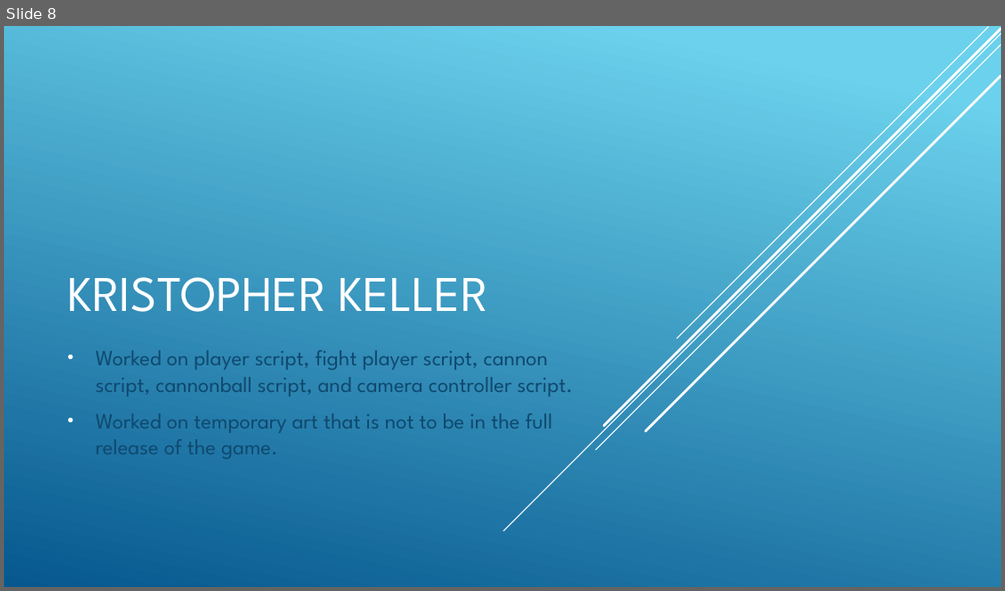
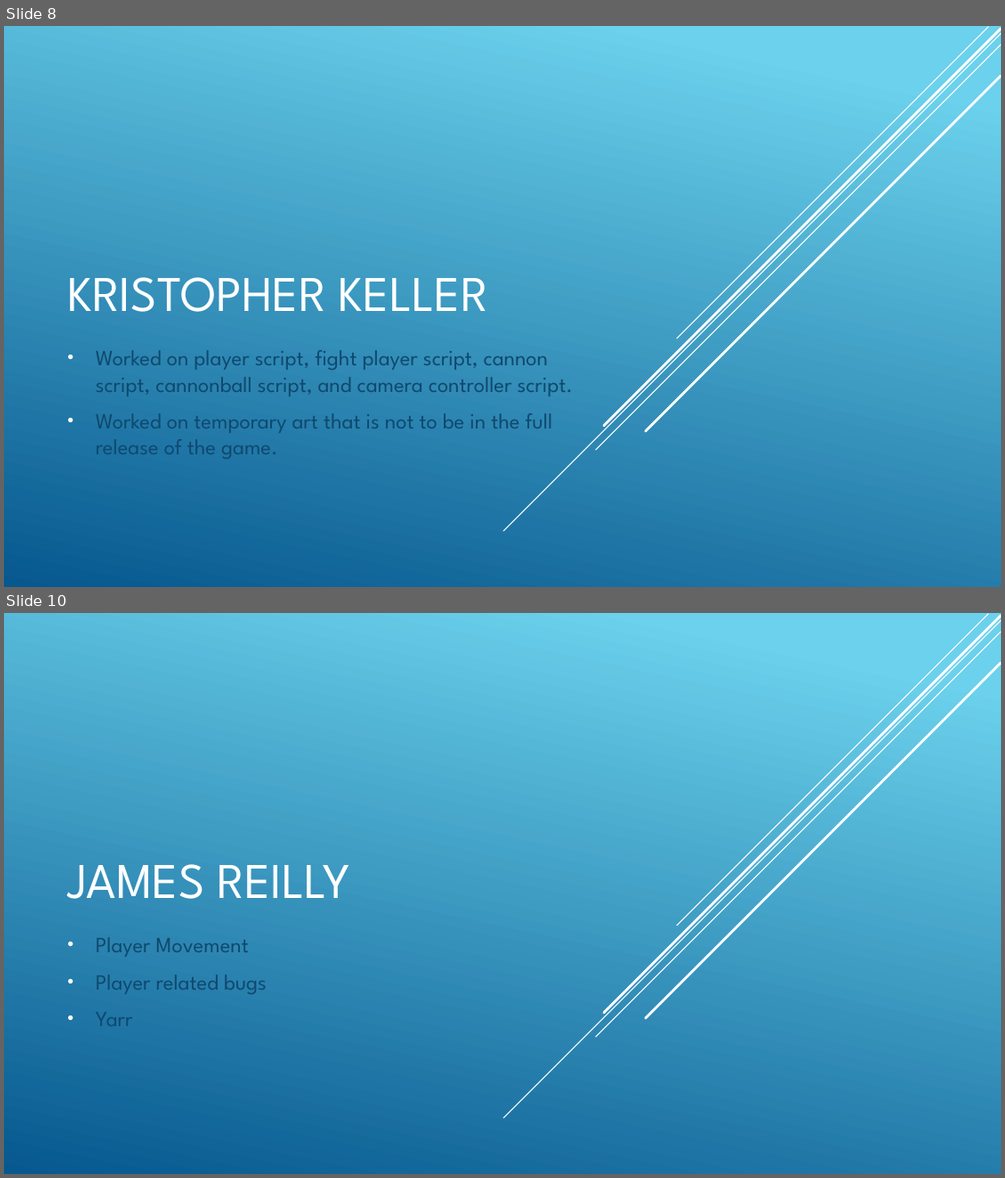
Before and after one commit to Schamale/Python2TheSequel, a slide deck: Physics Project Presentation.pptx. Shown one above the other, each under a label of ours: slide 8 before the commit, slides 8 and 10 after it; the slides between them are not shown. The pictures are 1005x591 and 1005x1178 pixels, drawn with LibreOffice and Linux fonts; fonts in the diff are those of the drawing. Boxes give left, top, right and bottom in pixels: in the first picture for what was removed or moved away, otherwise in the second. Text is boxed around its words. In the diff, an @@ line names an element or a change of style, - is before the commit and + after.

```diff
--- a/Physics Project Presentation.pptx
+++ b/Physics Project Presentation.pptx
@@ slide 10 added at <box>4,613,1001,1174</box>, background gradient #6ED2EB to #06588E; not listed: 5 template elements that a slide beside it also shows @@
@@ title added at <box>67,864,350,899</box>, 48 pt, text #FFFFFF @@
+JAMES REILLY
@@ subtitle added at <box>96,937,267,1026</box>, 21 pt, text #0F496F @@
+• Player Movement
+• Player related bugs
+• Yarr
```
Also in this commit, not shown: 1 slide removed.
